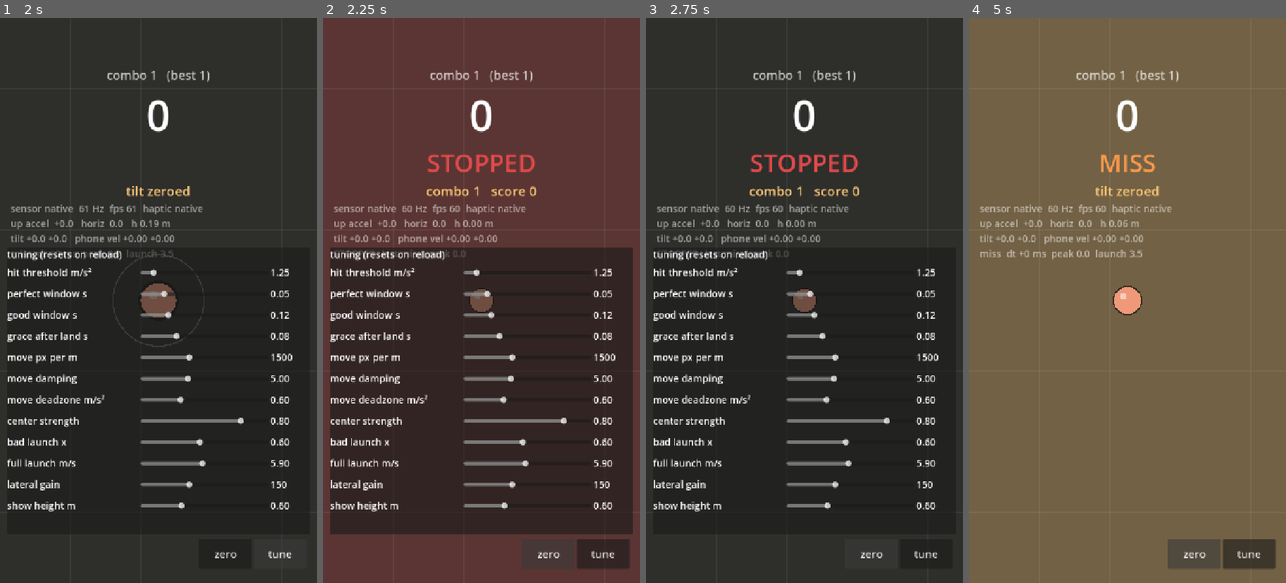
Above: before the commit, frames 1-4 (left to right).
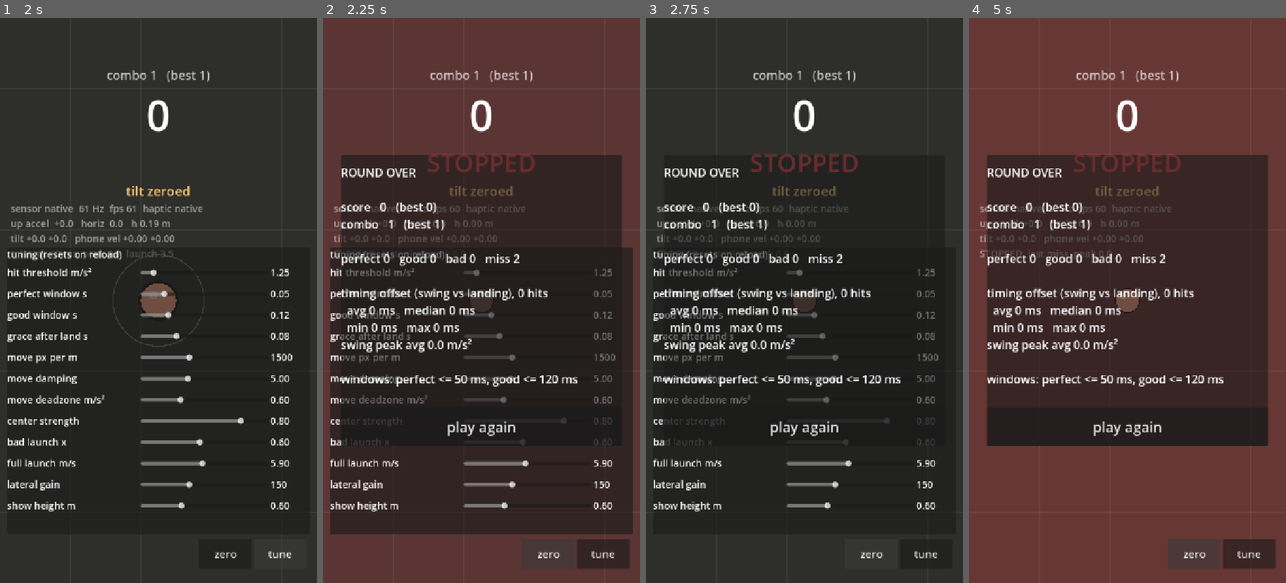
Above: after the commit, the same moments.

Repository: Xionday/Papapa
Game: Godot game, scene res://scenes/main.tscn
Same seed, same stepped clock (60 frames per second), same inputs: the game is played once before the commit and once after it.
Inputs (mouse positions are in pixels of both pictures, inside the frame that each line leads up to):
- Up to frame 1 (2 s): click "zero" at 0.5 s; click "tune" at 1.25 s
- Up to frame 2 (2.25 s): click "zero" at 2 s
- Up to frame 3 (2.75 s): no input
- Up to frame 4 (5 s): click (1127, 424) at 2.75 s, where only the run after the commit has a clickable "play again"; click "tune" at 3.5 s; click "zero" at 4.25 s

Frame 1 is identical in both runs. In frame 2, 20% of the frame differs, in the area x 5-95%, y 24-76%; in frame 3, 7.5%; in frame 4, 98%, in the area x 0-100%, y 0-100%.

Commit message:
回合結算畫面：該局統計＋play again 才重發
- 停球後不再自動重發，改顯示結算面板：分數/連擊(含最佳)、P/G/B/M 次數、
  揮擊時刻與落地的差距(平均/中位/最小/最大)、揮擊峰值平均、目前的判定視窗
- play again 按鈕才開始下一局

Co-Authored-By: Claude Fable 5.1 <noreply@anthropic.com>
Claude-Session: https://claude.ai/code/session_01M2isnyCwhhtueNisXY1RbR

Diff:
--- a/scenes/main.tscn
+++ b/scenes/main.tscn
@@ -102,3 +102,33 @@
 
 [node name="Sliders" type="VBoxContainer" parent="HUD/Panel/VBox"]
 layout_mode = 2
+
+[node name="Results" type="PanelContainer" parent="HUD"]
+anchors_preset = 8
+anchor_left = 0.5
+anchor_top = 0.5
+anchor_right = 0.5
+anchor_bottom = 0.5
+offset_left = -320.0
+offset_top = -330.0
+offset_right = 320.0
+offset_bottom = 330.0
+grow_horizontal = 2
+grow_vertical = 2
+
+[node name="VBox" type="VBoxContainer" parent="HUD/Results"]
+layout_mode = 2
+theme_override_constants/separation = 24
+
+[node name="Text" type="Label" parent="HUD/Results/VBox"]
+layout_mode = 2
+size_flags_vertical = 3
+theme_override_font_sizes/font_size = 26
+text = ""
+vertical_alignment = 1
+
+[node name="PlayAgain" type="Button" parent="HUD/Results/VBox"]
+layout_mode = 2
+custom_minimum_size = Vector2(0, 88)
+theme_override_font_sizes/font_size = 32
+text = "play again"
--- a/scripts/game.gd
+++ b/scripts/game.gd
@@ -8,7 +8,7 @@
 ## 這段期間沒有任何一筆超過 hit_threshold → MISS，當 BAD 算。BAD 連兩次 → 球停住、回合結束。
 
 signal judged(grade: String, dt: float, streak: int, score: int)
-signal stopped(streak: int, score: int)
+signal stopped(streak: int, score: int, stats: Dictionary)
 signal pushed(step: Vector2)
 
 ## ---- 可調參數（HUD 的滑桿會改這些）----
@@ -64,6 +64,7 @@
 var last_grade: String = ""
 var last_dt: float = 0.0
 var last_peak: float = 0.0
+var round_log: Array = []                   ## 這局每一次判定 {grade, dt, peak}
 
 ## 感測器
 var up_dir: Vector3 = Vector3(0, 0, 1)
@@ -127,8 +128,43 @@
 	bad_count = 0
 	ball_stopped = false
 	last_grade = ""
+	round_log = []
 	_t_visible = -1.0
 	_launch_timing()
+
+
+func play_again() -> void:
+	if state == "dead":
+		_serve()
+
+
+## 這局的統計，給結算畫面
+func round_stats() -> Dictionary:
+	var counts := {"perfect": 0, "good": 0, "bad": 0, "miss": 0}
+	var dts: Array[float] = []
+	var peaks: Array[float] = []
+	for e in round_log:
+		counts[e["grade"]] += 1
+		if e["grade"] != "miss":
+			dts.append(e["dt"])
+		if e["peak"] > 0.0:
+			peaks.append(e["peak"])
+	dts.sort()
+	var st := {"counts": counts, "hits": dts.size(), "dt_avg": 0.0, "dt_med": 0.0, "dt_min": 0.0, "dt_max": 0.0, "peak_avg": 0.0}
+	if dts.size() > 0:
+		var sum := 0.0
+		for d in dts:
+			sum += d
+		st["dt_avg"] = sum / dts.size()
+		st["dt_med"] = dts[dts.size() / 2]
+		st["dt_min"] = dts[0]
+		st["dt_max"] = dts[dts.size() - 1]
+	if peaks.size() > 0:
+		var ps := 0.0
+		for pk in peaks:
+			ps += pk
+		st["peak_avg"] = ps / peaks.size()
+	return st
 
 
 ## 起跳瞬間算出理論最高點與落地時刻（收縮環用）
@@ -152,9 +188,7 @@
 			if _settle_timer <= 0.0:
 				_judge()
 		"dead":
-			_dead_timer -= delta
-			if _dead_timer <= 0.0:
-				_serve()
+			pass  ## 等結算畫面的 play again
 	queue_redraw()
 
 
@@ -210,6 +244,7 @@
 		else:
 			grade = "bad"
 	last_grade = grade
+	round_log.append({"grade": grade, "dt": last_dt, "peak": last_peak})
 
 	match grade:
 		"perfect":
@@ -240,7 +275,7 @@
 		_sensor.haptic(3)
 		best_streak = max(best_streak, streak)
 		best_score = max(best_score, score)
-		stopped.emit(streak, score)
+		stopped.emit(streak, score, round_stats())
 		return
 
 	streak += 1
--- a/scripts/hud.gd
+++ b/scripts/hud.gd
@@ -12,6 +12,9 @@
 @onready var _sliders_box: VBoxContainer = $Panel/VBox/Sliders
 @onready var _tune_btn: Button = $Buttons/Tune
 @onready var _zero_btn: Button = $Buttons/Zero
+@onready var _results: PanelContainer = $Results
+@onready var _results_text: Label = $Results/VBox/Text
+@onready var _again_btn: Button = $Results/VBox/PlayAgain
 
 ## name, property, min, max, step
 const PARAMS := [
@@ -47,6 +50,10 @@
 	_zero_btn.pressed.connect(func():
 		_game.calibrate_tilt()
 		_show_msg("tilt zeroed"))
+	_results.visible = false
+	_again_btn.pressed.connect(func():
+		_results.visible = false
+		_game.play_again())
 	_game.judged.connect(_on_judged)
 	_game.stopped.connect(_on_stopped)
 	_build_sliders()
@@ -91,12 +98,28 @@
 	_last_event = "%s  dt %+.0f ms  peak %.1f  launch %.1f" % [grade, dt * 1000.0, _game.last_peak, _game.last_launch]
 
 
-func _on_stopped(streak: int, score: int) -> void:
+func _on_stopped(streak: int, score: int, st: Dictionary) -> void:
 	_judge.text = "STOPPED"
 	_judge.add_theme_color_override("font_color", Color(0.89, 0.29, 0.29))
 	_judge_timer = 1.5
-	_show_msg("combo %d   score %d" % [streak, score])
 	_last_event = "STOPPED  last %s  peak %.1f" % [_game.last_grade, _game.last_peak]
+	var c: Dictionary = st["counts"]
+	_results_text.text = "\n".join([
+		"ROUND OVER",
+		"",
+		"score   %d   (best %d)" % [score, _game.best_score],
+		"combo   %d   (best %d)" % [streak, _game.best_streak],
+		"",
+		"perfect %d   good %d   bad %d   miss %d" % [c["perfect"], c["good"], c["bad"], c["miss"]],
+		"",
+		"timing offset (swing vs landing), %d hits" % st["hits"],
+		"  avg %.0f ms   median %.0f ms" % [st["dt_avg"] * 1000.0, st["dt_med"] * 1000.0],
+		"  min %.0f ms   max %.0f ms" % [st["dt_min"] * 1000.0, st["dt_max"] * 1000.0],
+		"swing peak avg %.1f m/s²" % st["peak_avg"],
+		"",
+		"windows: perfect <= %.0f ms, good <= %.0f ms" % [_game.perfect_dt * 1000.0, _game.good_dt * 1000.0],
+	])
+	_results.visible = true
 
 
 func _show_msg(t: String) -> void:
